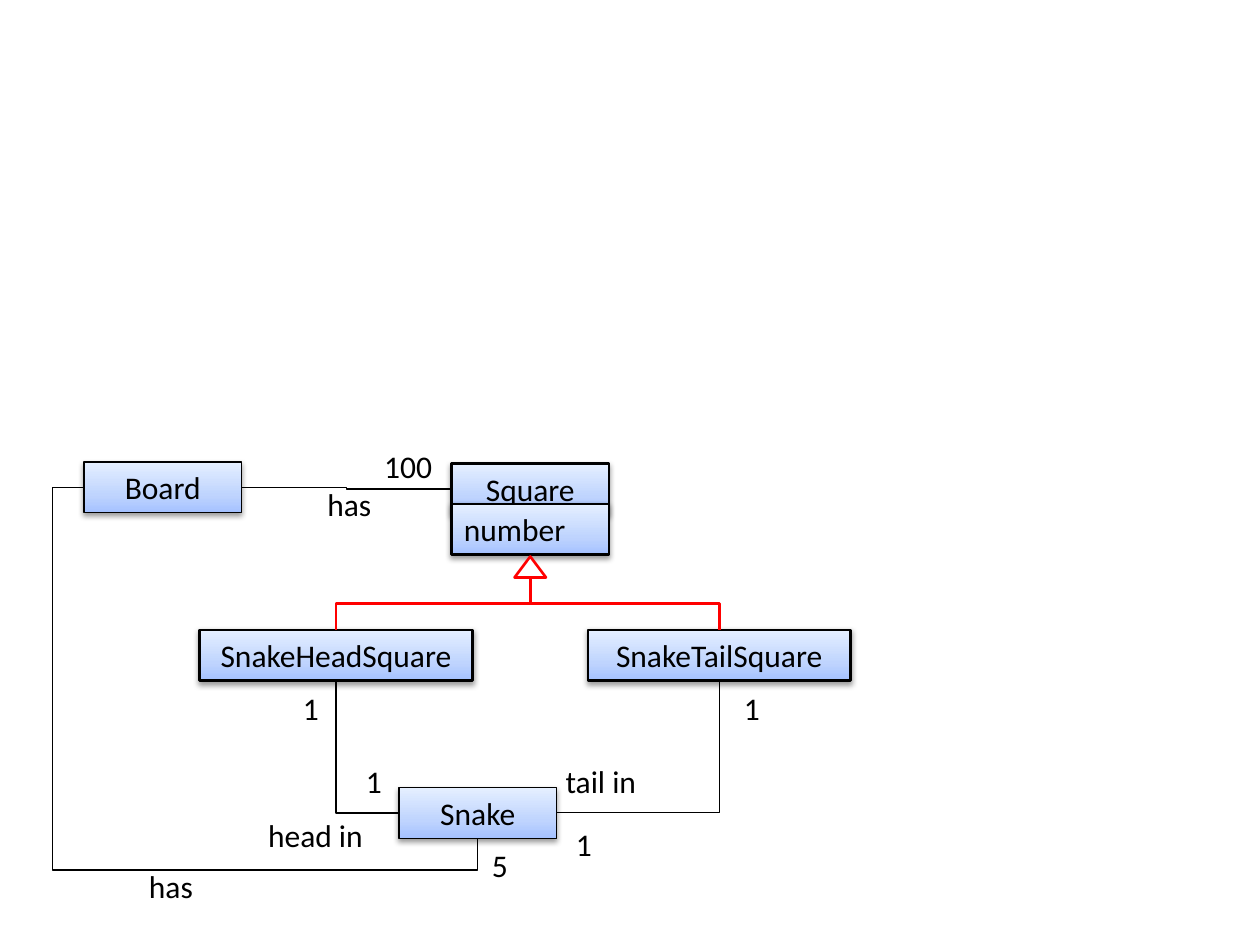
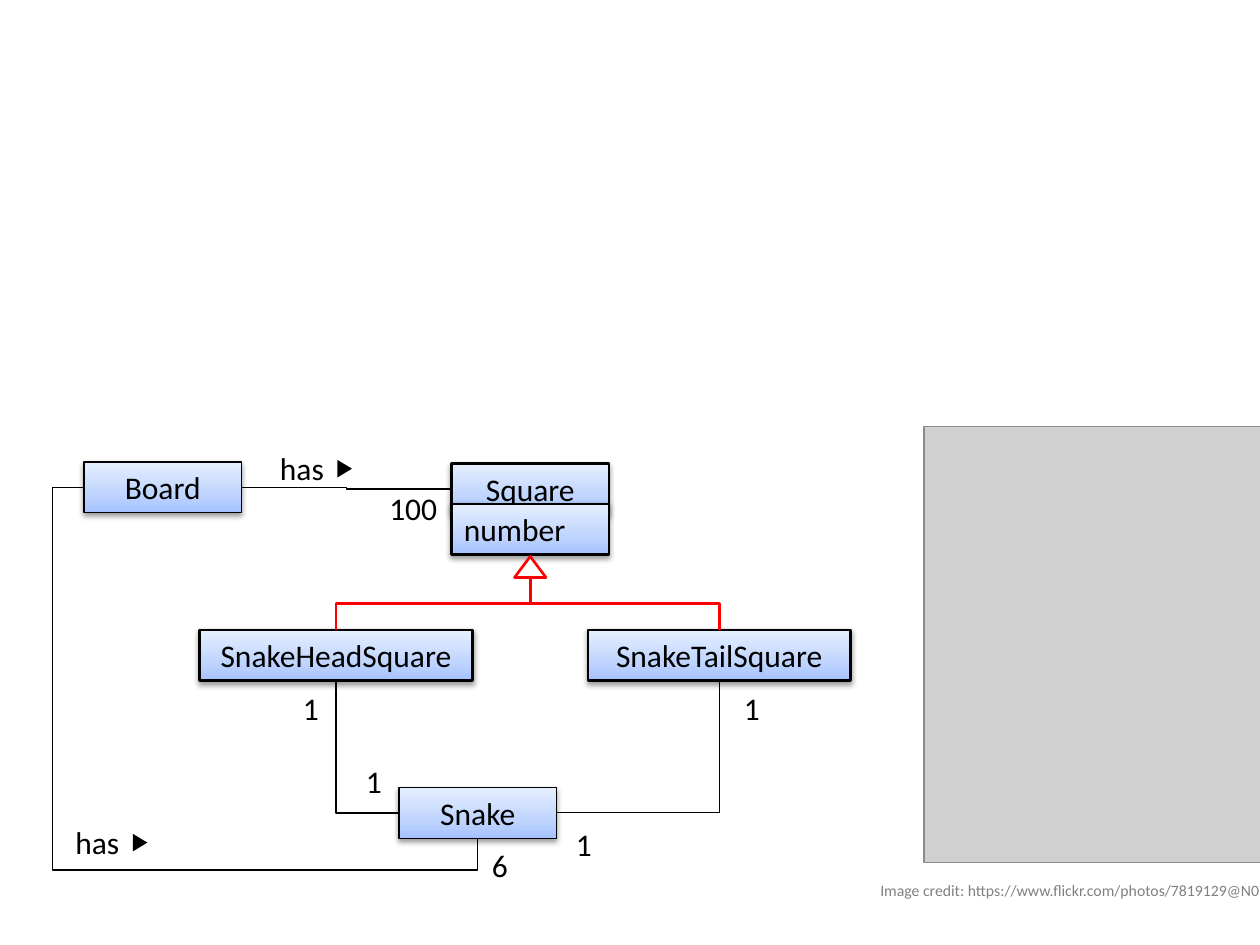
Before and after one commit to se-edu/se-book, a slide deck: slide 1 of diagrams/oop/inheritance/what/boardSquare.pptx. Drawn at 1260x945 pixels with LibreOffice and Linux fonts; fonts in the diff are those of the drawing; grey boxes stand for pictures. Boxes give left, top, right and bottom in pixels: in the first picture for what was removed or moved away, otherwise in the second. Text is boxed around its words. In the diff, an @@ line names an element or a change of style, - is before the commit and + after.

```diff
--- a/diagrams/oop/inheritance/what/boardSquare.pptx
+++ b/diagrams/oop/inheritance/what/boardSquare.pptx
@@ picture added at [924, 426, 1260, 862] @@
@@ text added at [280, 458, 324, 488], 18 pt, text #000000 @@
+has
@@ triangle added at [338, 460, 353, 478], fill #000000 @@
@@ text at [389, 499, 437, 521]: paragraph removed @@
-has
@@ text "100": place and size @@
-text "100" at [384, 457, 432, 479]
+text "100" at [389, 499, 437, 521]
@@ text removed at [566, 771, 636, 794] @@
-tail in
@@ text "has": place and size @@
-text "has" at [149, 876, 193, 899]
+text "has" at [75, 832, 119, 855]
@@ triangle added at [132, 834, 147, 852], fill #000000 @@
@@ text removed at [268, 825, 363, 848] @@
-head in
@@ text at [492, 855, 508, 878]: text changed @@
-5
+6
@@ text added at [880, 885, 1260, 899], 9 pt, text #808080 @@
+Image credit: https://www.flickr.com/photos/7819129@N07/4366373472
```
Also in this commit, not shown: 2 other files.
